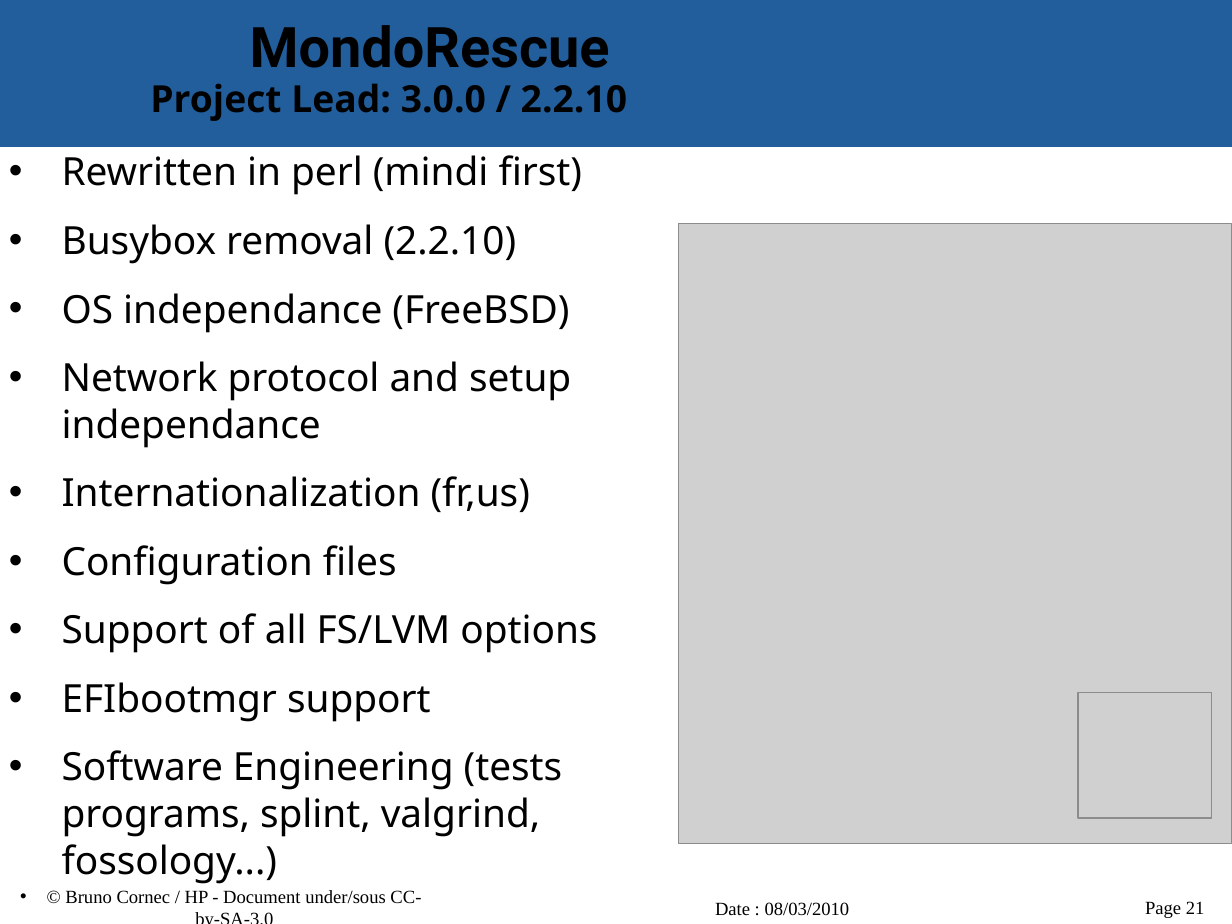
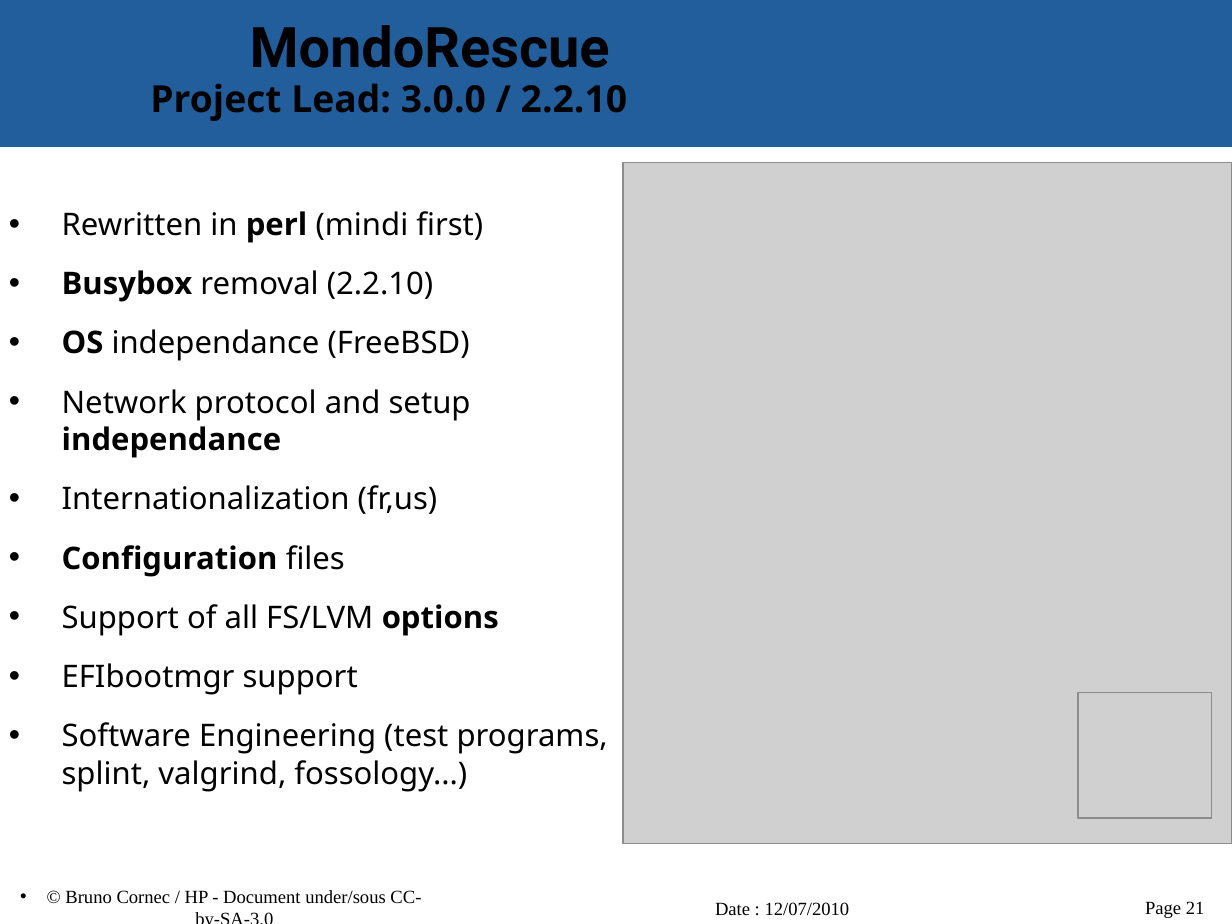
Before and after one commit to vir/mondo-rescue, a slide deck: slide 21 of mondo-doc/mondo-presentation.odp. Drawn at 1232x924 pixels with LibreOffice and Linux fonts; fonts in the diff are those of the drawing; grey boxes stand for pictures; background and template pictures are left out. Boxes give left, top, right and bottom in pixels: in the first picture for what was removed or moved away, otherwise in the second. Text is boxed around its words. In the diff, an @@ line names an element or a change of style, - is before the commit and + after.

```diff
--- a/mondo-doc/mondo-presentation.odp
+++ b/mondo-doc/mondo-presentation.odp
@@ picture: place and size @@
-picture at (679,224,1232,843)
+picture at (623,162,1232,844)
@@ text "Rewritten in perl (mindi first)": place and size @@
-text "Rewritten in perl (mindi first)" at (62,155,597,884)
+text "Rewritten in perl (mindi first)" at (62,211,608,792)
@@ text at (62,211,499,695): size 25 to 20 pt in "Rewritten in perl (mindi first)", "Busybox removal (2.2.10)", "OS independance (FreeBSD)", "Network protocol and setup independance" and 4 more places; bold on in "perl", "Busybox", "OS", "independance" and 2 more places @@
@@ text at (62,722,608,792): text changed; size 25 to 20 pt @@
-• Software Engineering (tests programs, splint, valgrind, fossology...)
+• Software Engineering (test programs, splint, valgrind, fossology...)
@@ text at (715,902,850,916): text changed @@
-Date : 08/03/2010
+Date : 12/07/2010
```
Also in this commit, not shown: 24 other slides changed.
